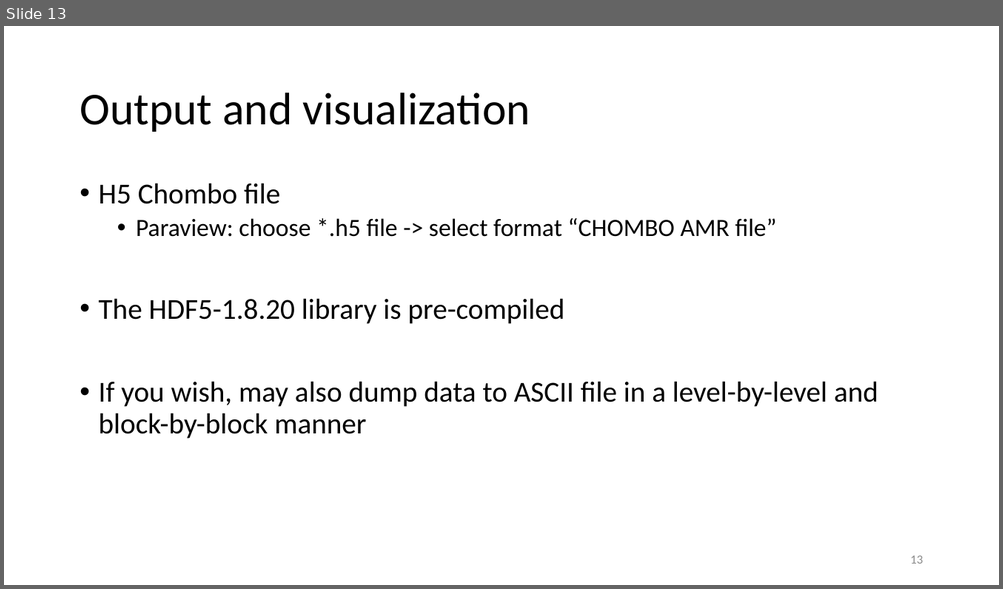
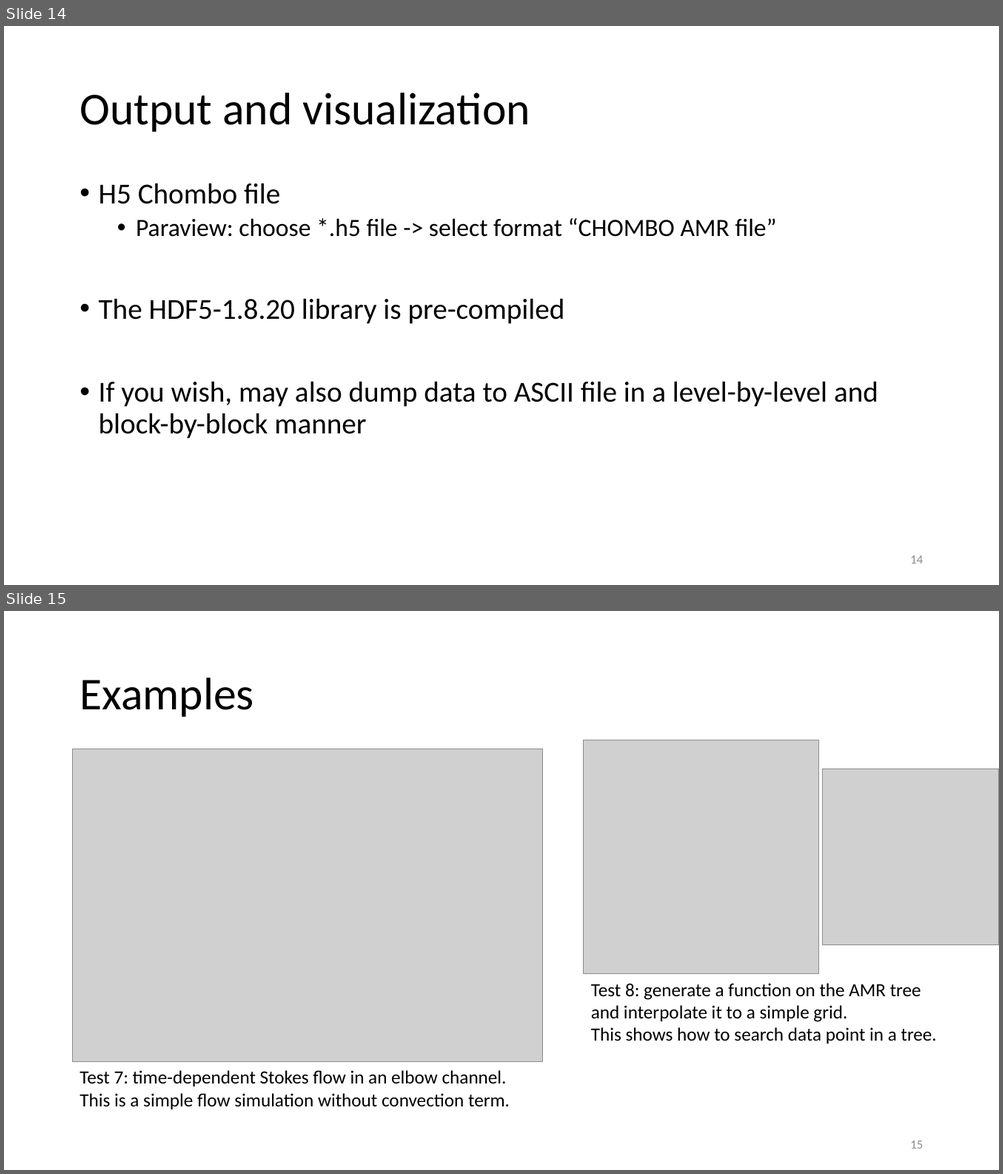
Before and after one commit to haloless/SayakaAmr, a slide deck: doc/note_sayaka.pptx. Shown one above the other, each under a label of ours: slide 13 before the commit, slides 14 and 15 after it. The pictures are 1003x589 and 1003x1174 pixels, drawn with LibreOffice and Linux fonts; fonts in the diff are those of the drawing; grey boxes stand for pictures. Boxes give left, top, right and bottom in pixels: in the first picture for what was removed or moved away, otherwise in the second. Text is boxed around its words. In the diff, an @@ line names an element or a change of style, - is before the commit and + after.

```diff
--- a/doc/note_sayaka.pptx
+++ b/doc/note_sayaka.pptx
@@ slide 15 added at <box>4,611,999,1170</box>, background #FFFFFF @@
@@ title added at <box>79,678,253,717</box>, 44 pt, text #000000 @@
+Examples
@@ picture added at <box>583,740,819,974</box> @@
@@ picture added at <box>73,749,543,1062</box> @@
@@ picture added at <box>822,769,999,945</box> @@
@@ text added at <box>591,983,936,1044</box>, 18 pt, text #000000 @@
+Test 8: generate a function on the AMR tree and interpolate it to a simple grid.
+This shows how to search data point in a tree.
@@ text added at <box>79,1071,509,1110</box>, 18 pt, text #000000 @@
+Test 7: time-dependent Stokes flow in an elbow channel.
+This is a simple flow simulation without convection term.
@@ page number added at <box>910,1141,922,1149</box>, 12 pt, text #8C8C8C @@
+15
@@ what was slide 13 is now slide 14 @@
@@ page number at <box>910,556,922,564</box>: text changed @@
-13
+14
```
Also in this commit, not shown: 8 slides changed, 1 other slide added.
